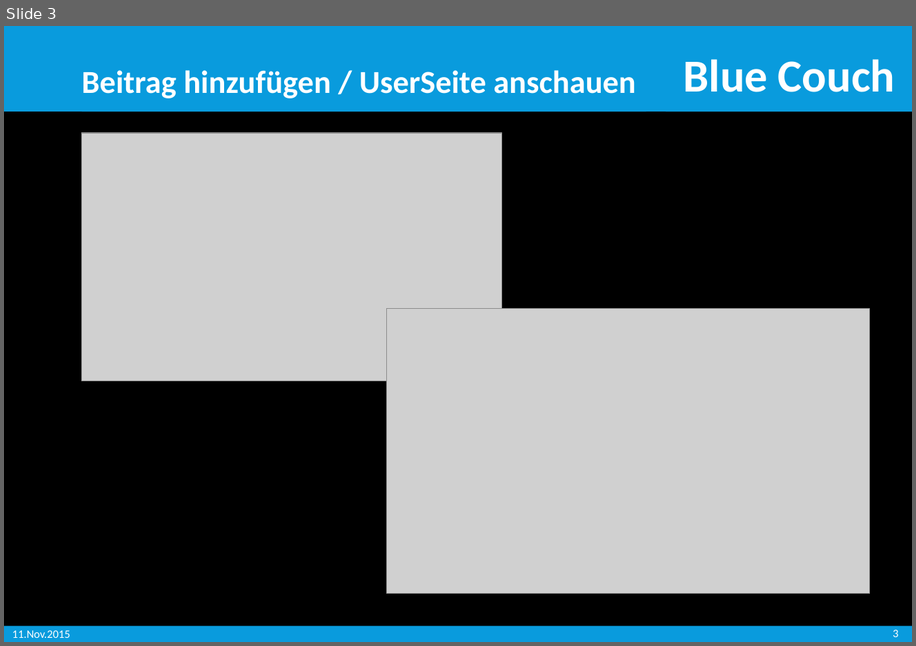
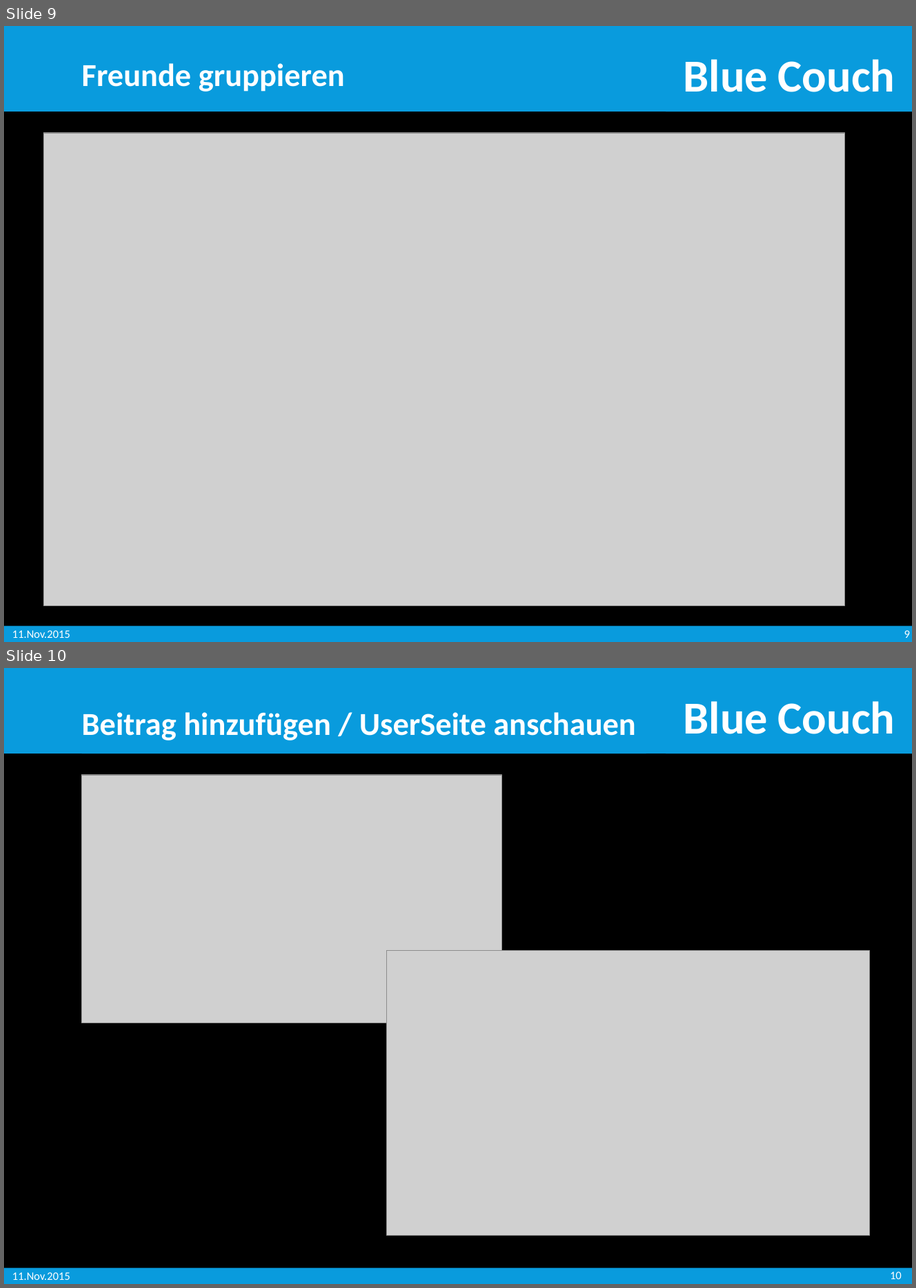
Before and after one commit to Misurecp94/SWE_SocialNetwork, a slide deck: 1_Präsentationen/SWE_BlueCouch_Anforderungsanalyse_v1.7.pptx. Shown one above the other, each under a label of ours: slide 3 before the commit, slides 9 and 10 after it. The pictures are 916x646 and 916x1288 pixels, drawn with LibreOffice and Linux fonts; fonts in the diff are those of the drawing; grey boxes stand for pictures; background and template pictures are left out. Boxes give left, top, right and bottom in pixels: in the first picture for what was removed or moved away, otherwise in the second. Text is boxed around its words. In the diff, an @@ line names an element or a change of style, - is before the commit and + after.

```diff
--- a/1_Präsentationen/SWE_BlueCouch_Anforderungsanalyse_v1.7.pptx
+++ b/1_Präsentationen/SWE_BlueCouch_Anforderungsanalyse_v1.7.pptx
@@ slide 9 added at box(4, 26, 912, 642), background picture (left out); not listed: 5 template elements that a slide beside it also shows @@
@@ text added at box(82, 63, 345, 92), 28 pt, text #FFFFFF, bold @@
+Freunde gruppieren
@@ picture added at box(43, 133, 844, 606) @@
@@ page number added at box(904, 630, 910, 638), 10 pt, text #FFFFFF @@
+9
@@ what was slide 3 is now slide 10 @@
@@ page number at box(890, 1272, 902, 1279): text changed @@
-3
+10
```
Also in this commit, not shown: 6 other slides added, 1 other file.
